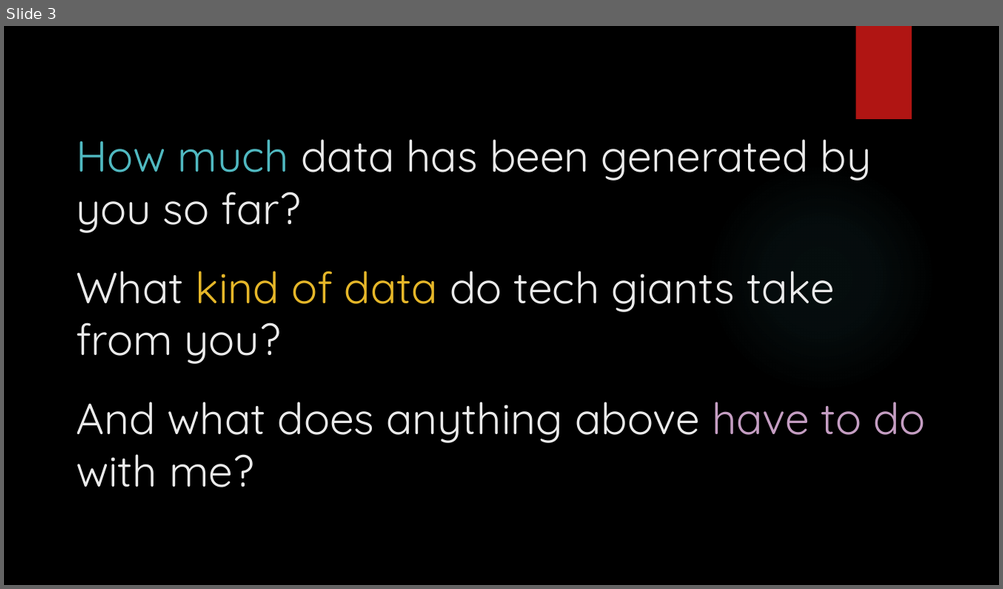
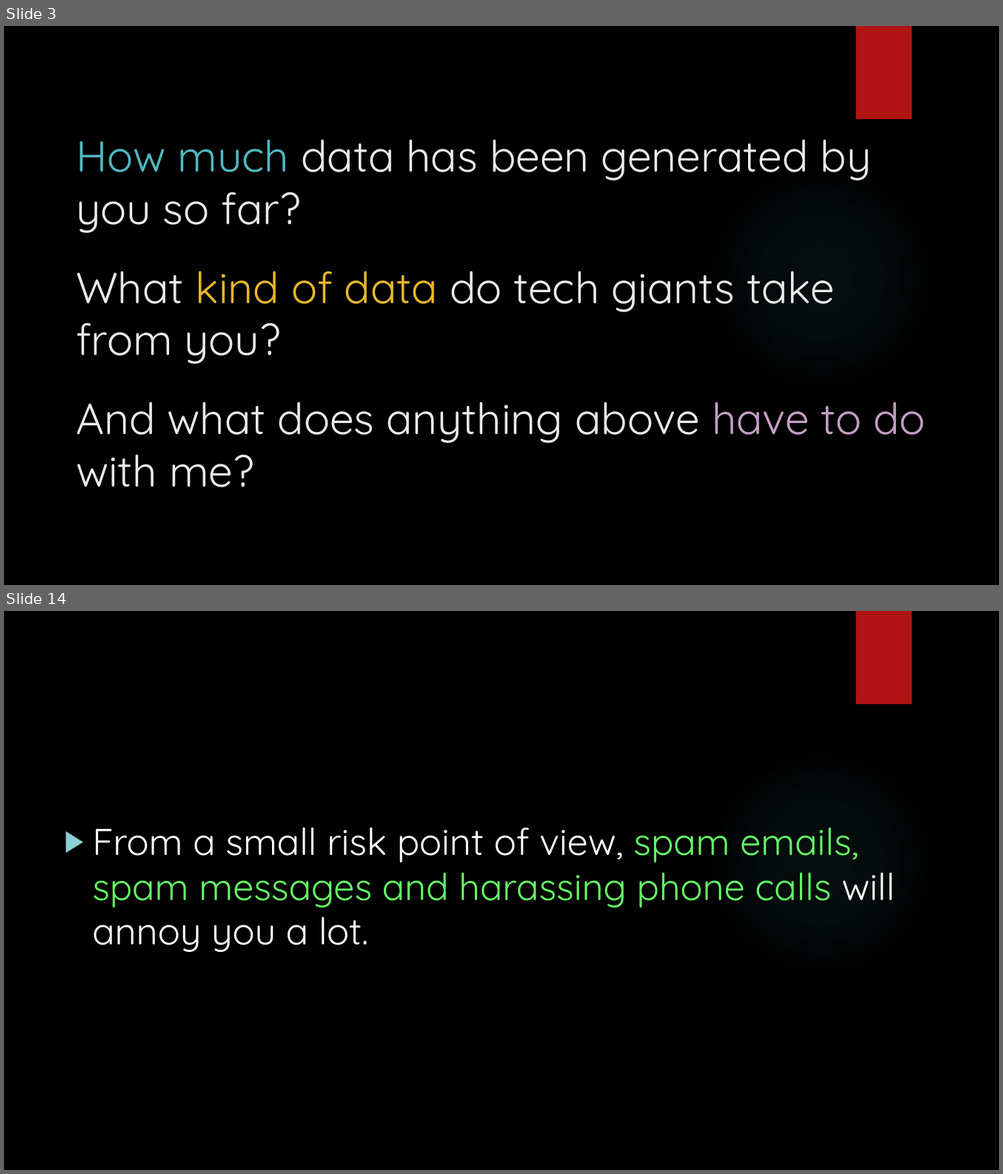
Before and after one commit to Puled/JustRandomFun, a slide deck: Privacy.pptx. Shown one above the other, each under a label of ours: slide 3 before the commit, slides 3 and 14 after it; the slides between them are not shown. The pictures are 1003x589 and 1003x1174 pixels, drawn with LibreOffice and Linux fonts; fonts in the diff are those of the drawing; background and template pictures are left out. Boxes give left, top, right and bottom in pixels: in the first picture for what was removed or moved away, otherwise in the second. Text is boxed around its words. In the diff, an @@ line names an element or a change of style, - is before the commit and + after.

```diff
--- a/Privacy.pptx
+++ b/Privacy.pptx
@@ slide 14 added at [4, 611, 999, 1170], background picture (left out); not listed: 2 template elements that a slide beside it also shows @@
@@ text added at [92, 827, 895, 952], 36 pt, text #65FF65 @@
+▶ From a small risk point of view, spam emails, spam messages and harassing phone calls will annoy you a lot.
```
Also in this commit, not shown: 11 slides changed, 9 other slides added.
